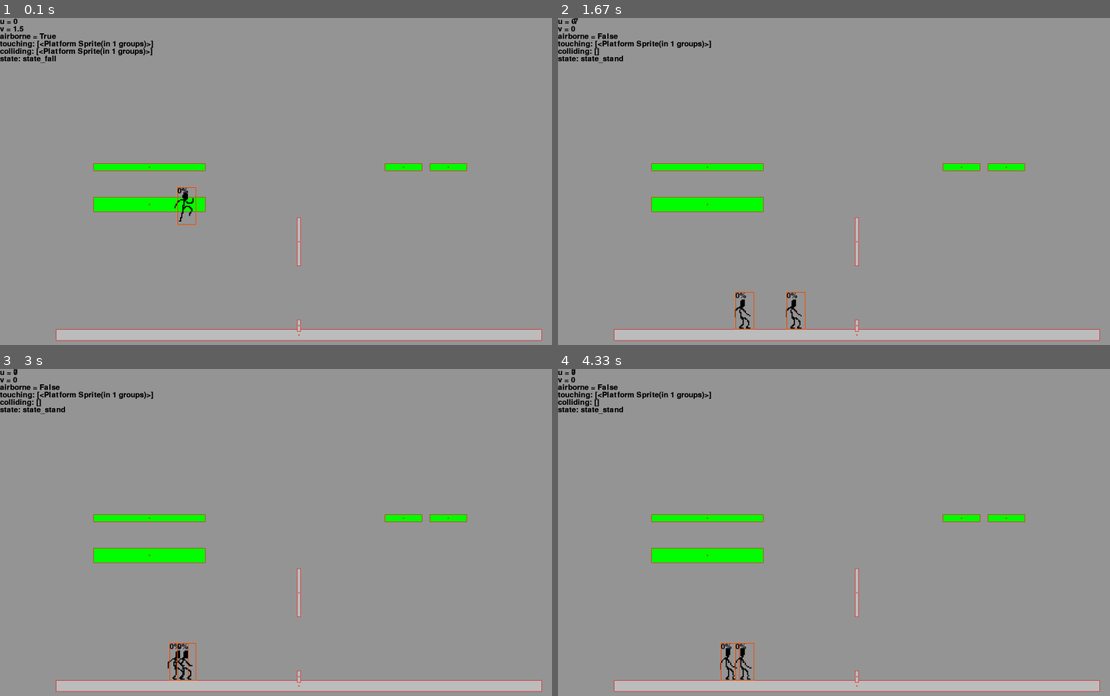
Above: before the commit, frames 1-4 (two rows, left to right).
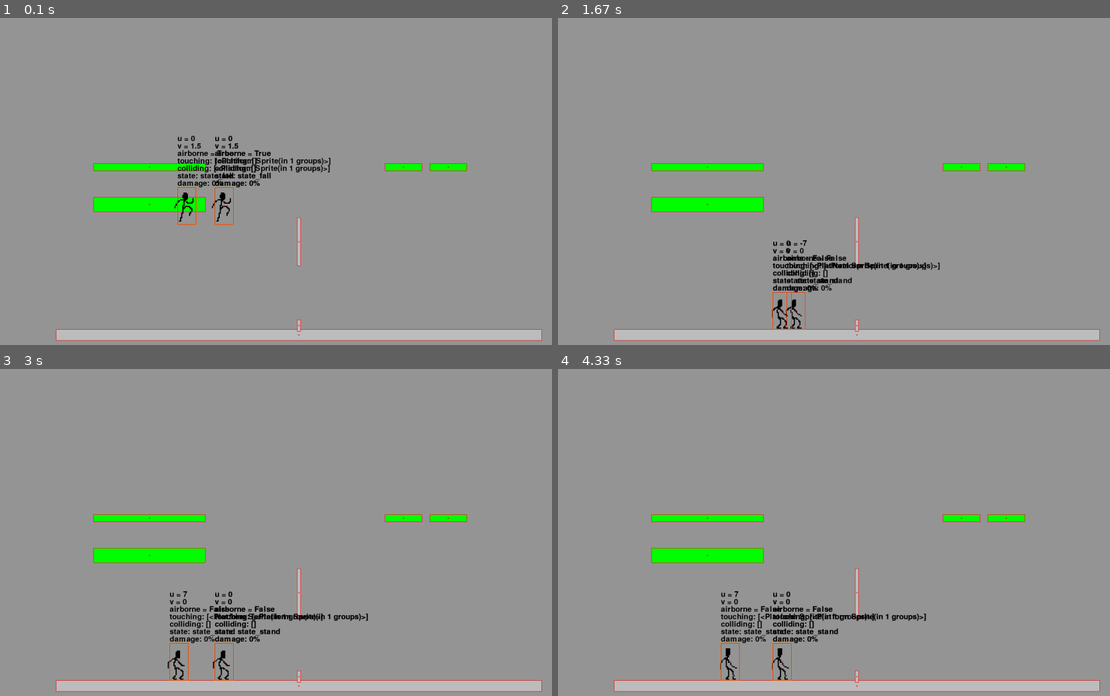
Above: after the commit, the same moments.

Repository: binnev/pygame_sandbox
Game: pygame game, started from fighting_game/__main__.py
The game is run twice, just before and just after one commit, with the same random seed, the same clock (stepped at 60 frames per second) and the same inputs.
Inputs:
- Up to frame 1 (0.1 s): no input
- Up to frame 2 (1.67 s): hold D 0.33-0.8 s; hold D 0.83-1.3 s; hold A from 1.33 s (still down)
- Up to frame 3 (3 s): release A at 1.87 s; hold A 2.23-2.63 s; hold D from 2.67 s (still down)
- Up to frame 4 (4.33 s): release D at 3.3 s; hold A 3.73-4.2 s; hold D from 4.23 s (still down)

The runs differ from the first frame. In frame 1, 2.3% of the frame differs, in the area x 0-60%, y 0-64%; in frame 2, 2.1%; in frame 3, 2.3%; in frame 4, 2.3%, in the area x 0-67%, y 0-96%.

Commit message:
Some stuff to test out the hitbox mechanics

Diff:
--- a/fighting_game/objects.py
+++ b/fighting_game/objects.py
@@ -324,7 +324,7 @@
 
 
 class Debugger(Character):
-    mass = 3
+    mass = 5
     width = 50
     height = 100
     color = Color("cyan")
@@ -365,12 +365,20 @@
             f"touching: {touching}",
             f"colliding: {colliding}",
             f"state: {state_name}",
+            f"damage: {self.damage}%",
         ]
         line_spacing = 20
         for ii, thing in enumerate(things_to_print):
-            tprint(surface, 0, ii * line_spacing, thing)
-
-        tprint(surface, *self.rect.topleft, f"{self.damage}%")
+            tprint(
+                surface,
+                self.rect.left,
+                self.rect.top + ii * line_spacing - line_spacing * len(things_to_print),
+                thing,
+            )
+
+
+class Debugger2(Debugger):
+    mass = 10
 
 
 class Hitbox(Entity):
--- a/fighting_game/scenes.py
+++ b/fighting_game/scenes.py
@@ -1,7 +1,7 @@
 from fighting_game.groups import Scene, Group
 from fighting_game.inputs import KeyboardInput
 from fighting_game.levels import DefaultLevel
-from fighting_game.objects import Debugger
+from fighting_game.objects import Debugger, Debugger2
 
 
 class SandBox(Scene):
@@ -20,8 +20,9 @@
         self.level = DefaultLevel()
         self.levels.add(self.level)  # didn't pass a ref to self.
         self.player1 = Debugger(500, 500, input=self.game.keyboard)
-        self.player2 = Debugger(500, 500, input=KeyboardInput())
-        self.level.add_character(self.player1, self.player2)
+        self.player2 = Debugger(600, 500, input=KeyboardInput())
+        self.player3 = Debugger2(600, 500, input=KeyboardInput())
+        self.level.add_character(self.player1, self.player2, self.player3)
         self.state = lambda: None
 
     def update(self):
